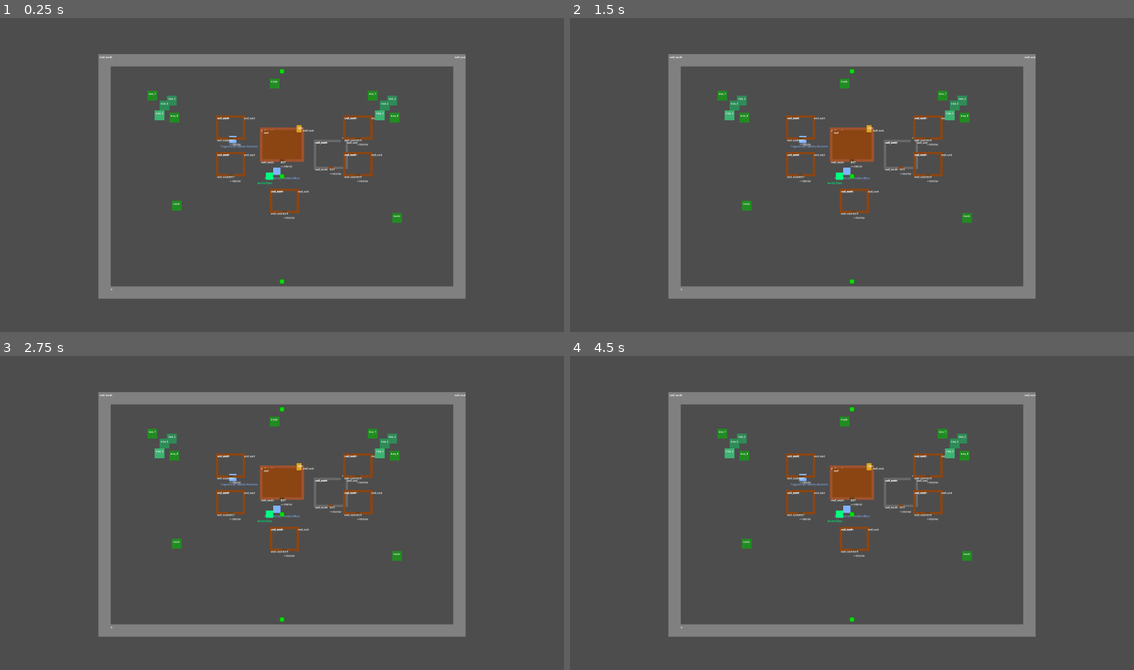
Above: before the commit, frames 1-4 (two rows, left to right).
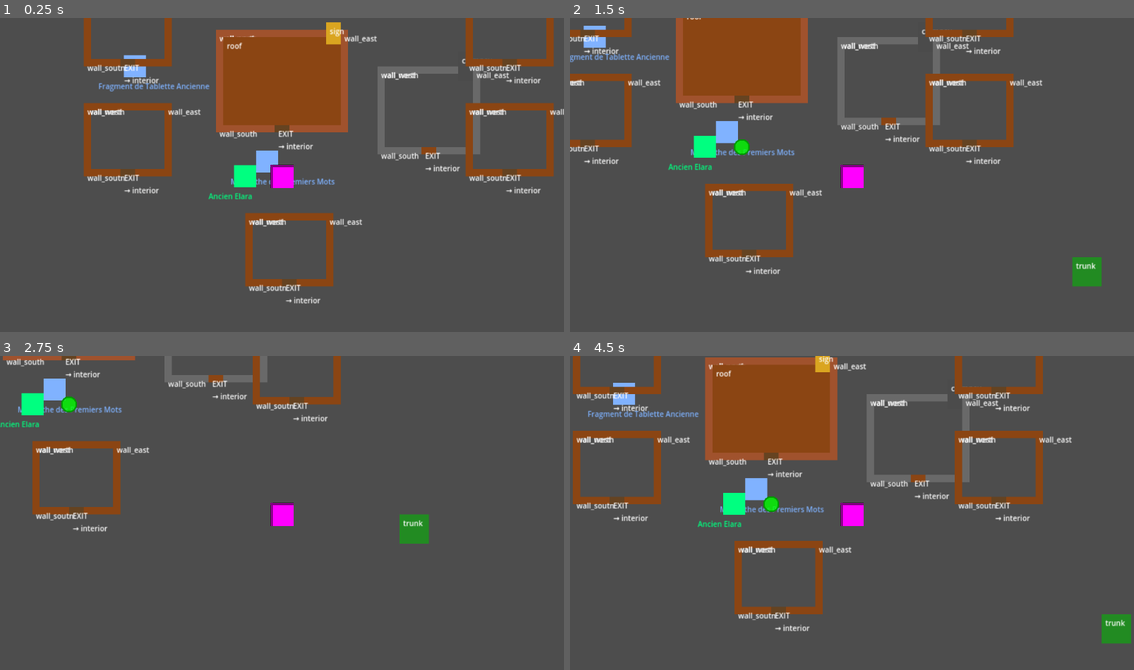
Above: after the commit, the same moments.

Repository: RomainMechain/Arthesia-Test-V2
Game: Godot game, scene res://viewer/ZoneViewer.tscn
Two runs of this game, one before a commit and one after it. Both use one fixed random seed, a clock stepped at 60 frames per second and the inputs below. The project has no main scene, so this scene is started directly.
Inputs:
- Up to frame 1 (0.25 s): no input
- Up to frame 2 (1.5 s): tap Enter at 0.5 s; hold Right (ui_right) 0.53-1.28 s; hold Down (ui_down) from 1.28 s (still down)
- Up to frame 3 (2.75 s): release Down (ui_down) at 2.03 s; hold Right (ui_right) from 2.03 s (still down)
- Up to frame 4 (4.5 s): release Right (ui_right) at 2.78 s; hold Up (ui_up) 2.78-3.53 s; hold Left (ui_left) from 3.53 s (still down)

The runs differ from the first frame. In frame 1, 26% of the frame differs, in the area x 14-100%, y 0-92%; in frame 2, 25%; in frame 3, 16%; in frame 4, 26%, in the area x 0-100%, y 0-92%.

Commit message:
Ajout du player avec mouvement dans les zones

Diff:
--- /dev/null
+++ b/player/Player.gd
@@ -0,0 +1,25 @@
+extends CharacterBody2D
+## Script du joueur - Mouvement WASD
+
+# =============================================================================
+# CONSTANTES
+# =============================================================================
+
+const SPEED = 200.0  # Vitesse de déplacement (pixels/seconde)
+
+# =============================================================================
+# MOUVEMENT
+# =============================================================================
+
+func _physics_process(delta):
+	# Récupérer la direction depuis les inputs (WASD ou flèches)
+	var direction = Input.get_vector("ui_left", "ui_right", "ui_up", "ui_down")
+
+	# Calculer la vélocité
+	if direction != Vector2.ZERO:
+		velocity = direction * SPEED
+	else:
+		velocity = Vector2.ZERO
+
+	# Bouger le personnage
+	move_and_slide()
--- /dev/null
+++ b/player/Player.tscn
@@ -0,0 +1,22 @@
+[gd_scene load_steps=4 format=3 uid="uid://br7ct4o000xfx"]
+
+[ext_resource type="Script" uid="uid://lx85myimjfx4" path="res://player/Player.gd" id="1_ulp21"]
+
+[sub_resource type="PlaceholderTexture2D" id="PlaceholderTexture2D_ehsmr"]
+size = Vector2(32, 32)
+
+[sub_resource type="RectangleShape2D" id="RectangleShape2D_ulp21"]
+size = Vector2(28, 28)
+
+[node name="Player" type="CharacterBody2D"]
+process_mode = 3
+script = ExtResource("1_ulp21")
+
+[node name="Sprite2D" type="Sprite2D" parent="."]
+texture = SubResource("PlaceholderTexture2D_ehsmr")
+
+[node name="CollisionShape2D" type="CollisionShape2D" parent="."]
+shape = SubResource("RectangleShape2D_ulp21")
+
+[node name="Camera2D" type="Camera2D" parent="."]
+zoom = Vector2(1.5, 1.5)
--- a/project.godot
+++ b/project.godot
@@ -12,3 +12,38 @@
 
 config/name="Arthesia-Test-V2"
 config/features=PackedStringArray("4.5", "Forward Plus")
+
+[input]
+
+ui_left={
+"deadzone": 0.5,
+"events": [Object(InputEventKey,"resource_local_to_scene":false,"resource_name":"","device":0,"window_id":0,"alt_pressed":false,"shift_pressed":false,"ctrl_pressed":false,"meta_pressed":false,"pressed":false,"keycode":4194319,"physical_keycode":0,"key_label":0,"unicode":0,"location":0,"echo":false,"script":null)
+, Object(InputEventJoypadButton,"resource_local_to_scene":false,"resource_name":"","device":0,"button_index":13,"pressure":0.0,"pressed":false,"script":null)
+, Object(InputEventJoypadMotion,"resource_local_to_scene":false,"resource_name":"","device":0,"axis":0,"axis_value":-1.0,"script":null)
+, Object(InputEventKey,"resource_local_to_scene":false,"resource_name":"","device":0,"window_id":0,"alt_pressed":false,"shift_pressed":false,"ctrl_pressed":false,"meta_pressed":false,"pressed":false,"keycode":0,"physical_keycode":65,"key_label":0,"unicode":0,"location":0,"echo":false,"script":null)
+]
+}
+ui_right={
+"deadzone": 0.5,
+"events": [Object(InputEventKey,"resource_local_to_scene":false,"resource_name":"","device":0,"window_id":0,"alt_pressed":false,"shift_pressed":false,"ctrl_pressed":false,"meta_pressed":false,"pressed":false,"keycode":4194321,"physical_keycode":0,"key_label":0,"unicode":0,"location":0,"echo":false,"script":null)
+, Object(InputEventJoypadButton,"resource_local_to_scene":false,"resource_name":"","device":0,"button_index":14,"pressure":0.0,"pressed":false,"script":null)
+, Object(InputEventJoypadMotion,"resource_local_to_scene":false,"resource_name":"","device":0,"axis":0,"axis_value":1.0,"script":null)
+, Object(InputEventKey,"resource_local_to_scene":false,"resource_name":"","device":-1,"window_id":0,"alt_pressed":false,"shift_pressed":false,"ctrl_pressed":false,"meta_pressed":false,"pressed":false,"keycode":0,"physical_keycode":68,"key_label":0,"unicode":100,"location":0,"echo":false,"script":null)
+]
+}
+ui_up={
+"deadzone": 0.5,
+"events": [Object(InputEventKey,"resource_local_to_scene":false,"resource_name":"","device":0,"window_id":0,"alt_pressed":false,"shift_pressed":false,"ctrl_pressed":false,"meta_pressed":false,"pressed":false,"keycode":4194320,"physical_keycode":0,"key_label":0,"unicode":0,"location":0,"echo":false,"script":null)
+, Object(InputEventJoypadButton,"resource_local_to_scene":false,"resource_name":"","device":0,"button_index":11,"pressure":0.0,"pressed":false,"script":null)
+, Object(InputEventJoypadMotion,"resource_local_to_scene":false,"resource_name":"","device":0,"axis":1,"axis_value":-1.0,"script":null)
+, Object(InputEventKey,"resource_local_to_scene":false,"resource_name":"","device":-1,"window_id":0,"alt_pressed":false,"shift_pressed":false,"ctrl_pressed":false,"meta_pressed":false,"pressed":false,"keycode":0,"physical_keycode":87,"key_label":0,"unicode":122,"location":0,"echo":false,"script":null)
+]
+}
+ui_down={
+"deadzone": 0.5,
+"events": [Object(InputEventKey,"resource_local_to_scene":false,"resource_name":"","device":0,"window_id":0,"alt_pressed":false,"shift_pressed":false,"ctrl_pressed":false,"meta_pressed":false,"pressed":false,"keycode":4194322,"physical_keycode":0,"key_label":0,"unicode":0,"location":0,"echo":false,"script":null)
+, Object(InputEventJoypadButton,"resource_local_to_scene":false,"resource_name":"","device":0,"button_index":12,"pressure":0.0,"pressed":false,"script":null)
+, Object(InputEventJoypadMotion,"resource_local_to_scene":false,"resource_name":"","device":0,"axis":1,"axis_value":1.0,"script":null)
+, Object(InputEventKey,"resource_local_to_scene":false,"resource_name":"","device":-1,"window_id":0,"alt_pressed":false,"shift_pressed":false,"ctrl_pressed":false,"meta_pressed":false,"pressed":false,"keycode":0,"physical_keycode":83,"key_label":0,"unicode":115,"location":0,"echo":false,"script":null)
+]
+}
--- a/viewer/ZoneViewer.gd
+++ b/viewer/ZoneViewer.gd
@@ -36,6 +36,7 @@
 
 	# Charger et afficher la zone
 	load_and_display_zone()
+	spawn_player()
 
 # =============================================================================
 # CHARGEMENT
@@ -82,18 +83,32 @@
 		draw_spawn_point(spawn_name, zone.spawn_points[spawn_name])
 
 func draw_wall(wall: WallElement):
+	# Créer un StaticBody2D pour la collision
+	var static_body = StaticBody2D.new()
+	static_body.position = wall.position
+	draw_area.add_child(static_body)
+
+	# Ajouter une CollisionShape2D
+	var collision = CollisionShape2D.new()
+	var shape = RectangleShape2D.new()
+	shape.size = wall.size
+	collision.shape = shape
+	collision.position = wall.size / 2  # Centrer la shape
+	static_body.add_child(collision)
+
+	# Ajouter le visuel (ColorRect) comme enfant du StaticBody
 	var rect = ColorRect.new()
-	rect.position = wall.position
+	rect.position = Vector2.ZERO  # Position relative au StaticBody
 	rect.size = wall.size
 	rect.color = wall.color
-	draw_area.add_child(rect)
+	static_body.add_child(rect)
 
 	# Ajouter un label avec l'ID
 	var label = Label.new()
 	label.text = wall.id
-	label.position = wall.position + Vector2(5, 5)
+	label.position = Vector2(5, 5)
 	label.add_theme_font_size_override("font_size", 10)
-	draw_area.add_child(label)
+	static_body.add_child(label)
 
 func draw_exit(exit: ExitElement):
 	var rect = ColorRect.new()
@@ -145,3 +160,22 @@
 	label.add_theme_font_size_override("font_size", 10)
 	label.add_theme_color_override("font_color", poi_color)
 	draw_area.add_child(label)
+
+
+func spawn_player():
+	"""Instancie le joueur dans la zone"""
+
+	# Charger la scène Player
+	var player_scene = load("res://player/Player.tscn")
+	var player = player_scene.instantiate()
+
+	# Positionner le joueur au spawn point par défaut
+	if zone:
+		player.position = zone.get_spawn_point("default")
+	else:
+		player.position = Vector2(400, 400)  # Position par défaut si pas de zone
+
+	# Ajouter le joueur à la scène
+	add_child(player)
+
+	print("✅ Player spawné à la position : %s" % player.position)
--- a/viewer/ZoneViewer.tscn
+++ b/viewer/ZoneViewer.tscn
@@ -1,159 +1,12 @@
 [gd_scene load_steps=2 format=3 uid="uid://jrk7aj05n5rj"]
 
-[sub_resource type="GDScript" id="GDScript_aes4e"]
-script/source = "extends Node2D
-## Visualiseur de zone - Affiche graphiquement une zone chargée depuis JSON
-
-# =============================================================================
-# CONFIGURATION
-# =============================================================================
-
-## Chemin du fichier JSON à charger
-@export_file(\"*.json\") var zone_json_path: String = \"res://test/village_004.json\"
-
-## Zoom de la caméra (plus petit = plus zoomé)
-@export var camera_zoom: float = 0.5
-
-# =============================================================================
-# RÉFÉRENCES
-# =============================================================================
-
-@onready var camera: Camera2D = $Camera2D
-@onready var draw_area: Node2D = $DrawArea
-
-# =============================================================================
-# DONNÉES
-# =============================================================================
-
-var zone: ZoneData = null
-
-# =============================================================================
-# GODOT LIFECYCLE
-# =============================================================================
-
-func _ready():
-	print(\"=== Zone Viewer ===\")
-
-	# Configurer la caméra
-	camera.zoom = Vector2(camera_zoom, camera_zoom)
-
-	# Charger et afficher la zone
-	load_and_display_zone()
-
-# =============================================================================
-# CHARGEMENT
-# =============================================================================
-
-func load_and_display_zone():
-	# Utiliser ZoneLoader pour charger la zone
-	zone = ZoneLoader.load_zone_from_json(zone_json_path)
-
-	if zone == null:
-		push_error(\"Failed to load zone from: %s\" % zone_json_path)
-		return
-
-	print(\"✅ Zone chargée : %s\" % zone.name)
-	print(\"   Taille : %s\" % zone.size)
-	print(\"   Éléments : %d\" % zone.elements.size())
-
-	# Centrer la caméra sur la zone
-	camera.position = zone.size / 2
-
-	# Dessiner
-	display_zone()
-
-# =============================================================================
-# AFFICHAGE
-# =============================================================================
-
-func display_zone():
-	# Nettoyer les enfants précédents
-	for child in draw_area.get_children():
-		child.queue_free()
-
-	# Dessiner les éléments
-	for element in zone.elements:
-		if element is WallElement:
-			draw_wall(element)
-		elif element is ExitElement:
-			draw_exit(element)
-		elif element is POIElement:  # ← NOUVEAU
-			draw_poi(element)
-
-	# Dessiner les spawn points
-	for spawn_name in zone.spawn_points:
-		draw_spawn_point(spawn_name, zone.spawn_points[spawn_name])
-
-func draw_wall(wall: WallElement):
-	var rect = ColorRect.new()
-	rect.position = wall.position
-	rect.size = wall.size
-	rect.color = wall.color
-	draw_area.add_child(rect)
-
-	# Ajouter un label avec l'ID
-	var label = Label.new()
-	label.text = wall.id
-	label.position = wall.position + Vector2(5, 5)
-	label.add_theme_font_size_override(\"font_size\", 10)
-	draw_area.add_child(label)
-
-func draw_exit(exit: ExitElement):
-	var rect = ColorRect.new()
-	rect.position = exit.position
-	rect.size = exit.size
-	rect.color = exit.color
-	draw_area.add_child(rect)
-
-	# Ajouter un label
-	var label = Label.new()
-	label.text = \"EXIT\\n→ %s\" % exit.target_zone_id
-	label.position = exit.position + Vector2(5, 5)
-	label.add_theme_font_size_override(\"font_size\", 10)
-	label.add_theme_color_override(\"font_color\", Color.WHITE)
-	draw_area.add_child(label)
-
-@warning_ignore(\"shadowed_variable_base_class\")
-func draw_spawn_point(spawn_name: String, position: Vector2):
-	# Dessiner un cercle pour le spawn
-	var marker = Node2D.new()
-	marker.position = position
-	draw_area.add_child(marker)
-
-	# On va dessiner un cercle via _draw
-	marker.set_script(preload(\"res://viewer/SpawnMarker.gd\"))
-	marker.set(\"spawn_name\", spawn_name)
-
-func draw_poi(poi: POIElement):
-	# Couleur selon le type
-	var poi_color = Color.WHITE
-	if poi is ChestElement:
-		poi_color = Color(1.0, 0.84, 0.0)  # Or (coffre)
-	elif poi is NPCElement:
-		poi_color = Color(0.0, 1.0, 0.5)  # Vert clair (PNJ)
-	elif poi is LoreStoneElement:
-		poi_color = Color(0.5, 0.7, 1.0)  # Bleu clair (lore)
-
-	# Dessiner un carré pour le POI
-	var rect = ColorRect.new()
-	rect.position = poi.position - Vector2(15, 15)  # Centré
-	rect.size = Vector2(30, 30)
-	rect.color = poi_color
-	draw_area.add_child(rect)
-
-	# Ajouter un label
-	var label = Label.new()
-	label.text = poi.poi_name
-	label.position = poi.position + Vector2(-50, 20)
-	label.add_theme_font_size_override(\"font_size\", 10)
-	label.add_theme_color_override(\"font_color\", poi_color)
-	draw_area.add_child(label)
-"
+[ext_resource type="Script" uid="uid://c2fx3gox2jgh3" path="res://viewer/ZoneViewer.gd" id="1_xnpw5"]
 
 [node name="ZoneViewer" type="Node2D"]
-script = SubResource("GDScript_aes4e")
+script = ExtResource("1_xnpw5")
 zone_json_path = "res://test/village_complet.json"
 
 [node name="Camera2D" type="Camera2D" parent="."]
+enabled = false
 
 [node name="DrawArea" type="Node2D" parent="."]
Not shown, added: player/Player.gd.uid
